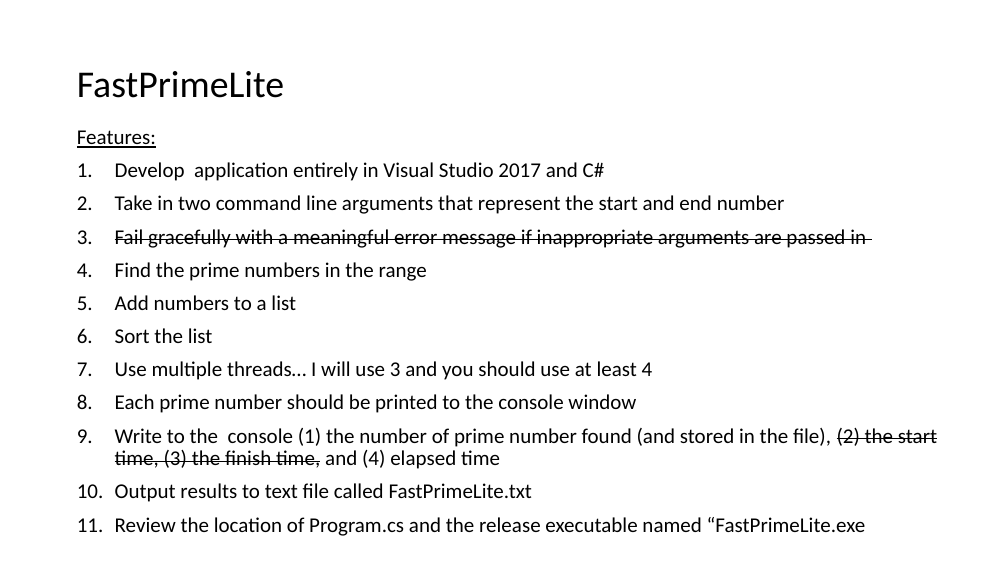
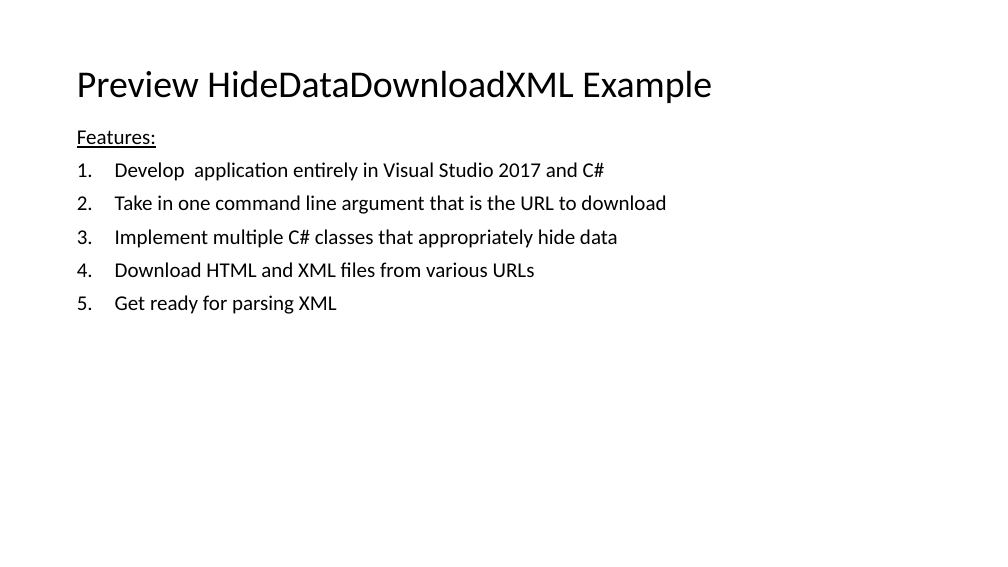
Before and after one commit to EricJPogue/www-epogue-info, a slide deck: slide 16 of CPSC-24500/Week07/2017SpringW07Slides.pptx (slide 27 before the commit). Drawn at 1008x567 pixels with LibreOffice and Linux fonts; fonts in the diff are those of the drawing. Boxes give left, top, right and bottom in pixels: in the first picture for what was removed or moved away, otherwise in the second. Text is boxed around its words. In the diff, an @@ line names an element or a change of style, - is before the commit and + after.

```diff
--- a/CPSC-24500/Week07/2017SpringW07Slides.pptx
+++ b/CPSC-24500/Week07/2017SpringW07Slides.pptx
@@ title at [77,70,712,103]: text changed @@
-FastPrimeLite
+Preview HideDataDownloadXML Example
@@ text at [115,195,666,314]: text changed @@
-2. Take in two command line arguments that represent the start and end number
-3. Fail gracefully with a meaningful error message if inappropriate arguments are passed in
-4. Find the prime numbers in the range
-5. Add numbers to a list
-6. Sort the list
-7. Use multiple threads… I will use 3 and you should use at least 4
-8. Each prime number should be printed to the console window
-9. Write to the console (1) the number of prime number found (and stored in the file), (2) the start time, (3) the finish time, and (4) elapsed time
-10. Output results to text file called FastPrimeLite.txt
-11. Review the location of Program.cs and the release executable named “FastPrimeLite.exe
+2. Take in one command line argument that is the URL to download
+3. Implement multiple C# classes that appropriately hide data
+4. Download HTML and XML files from various URLs
+5. Get ready for parsing XML
```
Also in this commit, not shown: 5 other slides changed, 12 slides added, 20 slides removed, 6 other files.
